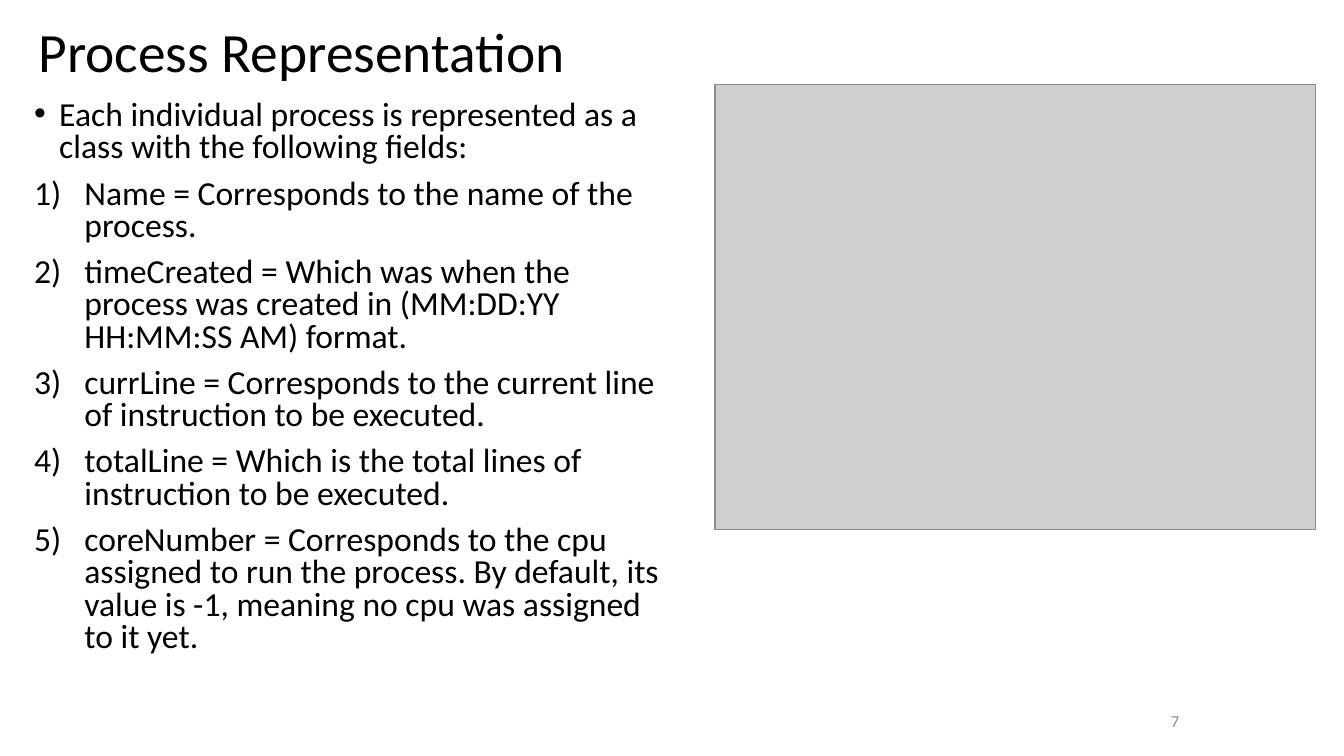
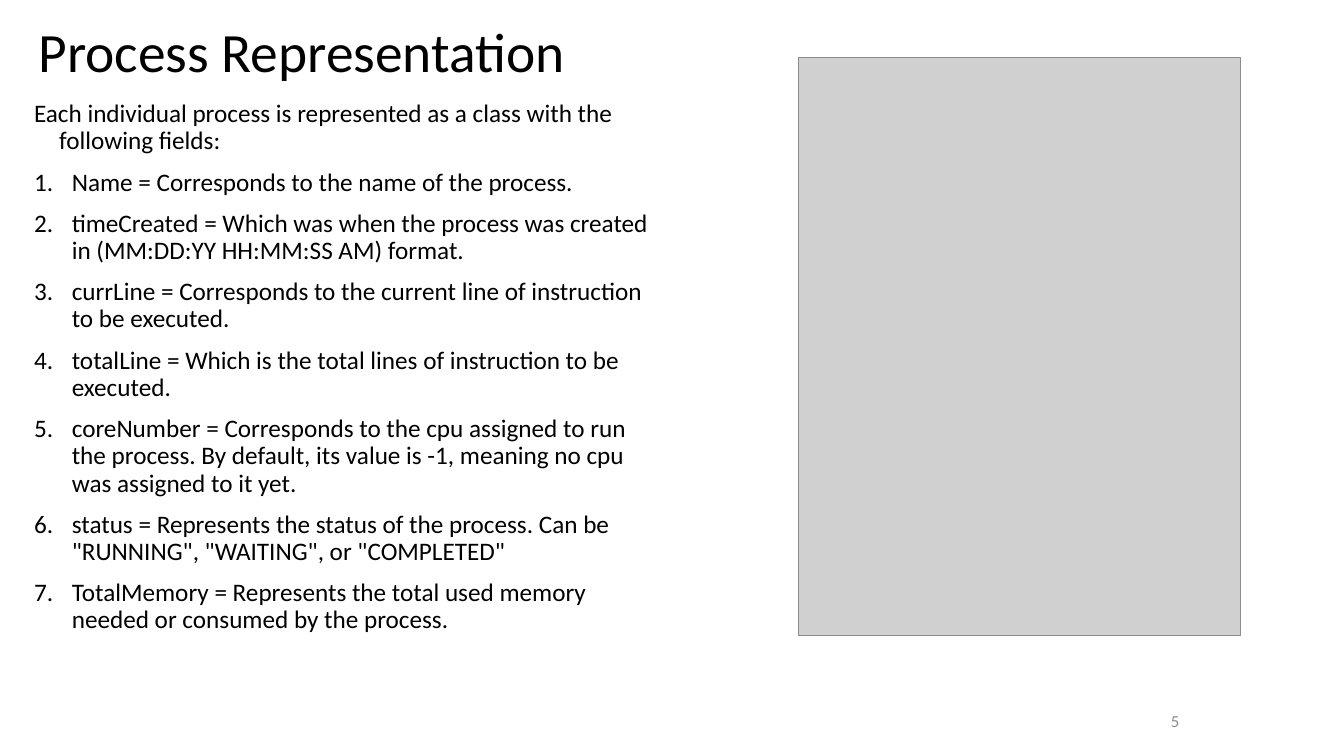
Before and after one commit to migsGUIao/CSOPESY_S12G25_Homeworks, a slide deck: slide 5 of MO2_PPT.pptx (slide 7 before the commit). Drawn at 1344x756 pixels with LibreOffice and Linux fonts; fonts in the diff are those of the drawing; grey boxes stand for pictures; background and template pictures are left out. Boxes give left, top, right and bottom in pixels: in the first picture for what was removed or moved away, otherwise in the second. Text is boxed around its words. In the diff, an @@ line names an element or a change of style, - is before the commit and + after.

```diff
--- a/MO2_PPT.pptx
+++ b/MO2_PPT.pptx
@@ picture: place and size @@
-picture at [715,85,1316,529]
+picture at [799,57,1241,635]
@@ text at [34,104,647,497]: size 24 to 18 pt in "Each individual process is represented as a ...", "Name = Corresponds to the name of ...", "timeCreated = Which was when the process ...", "currLine = Corresponds to the current line ..." and 2 more places; bullet • to none; line spacing 0.8 to 0.9; bullet 1) to 1. @@
@@ text at [72,515,609,632]: paragraphs added @@
+6. status = Represents the status of the process. Can be "RUNNING", "WAITING", or "COMPLETED"
+7. TotalMemory = Represents the total used memory needed or consumed by the process.
@@ page number at [1171,716,1179,727]: text changed @@
-7
+5
```
Also in this commit, not shown: 1 other slide changed, 4 slides added, 3 slides removed.
